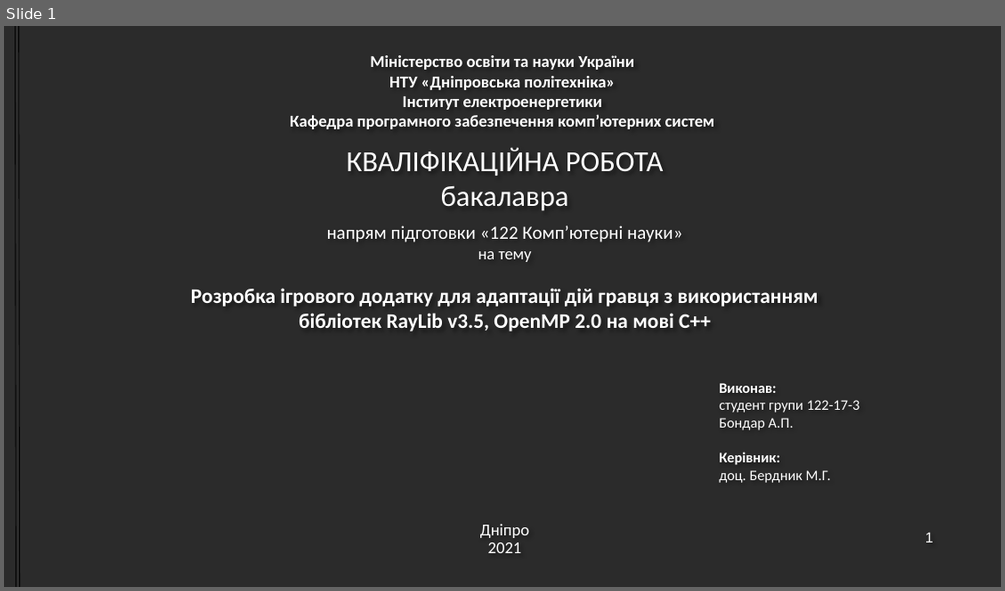
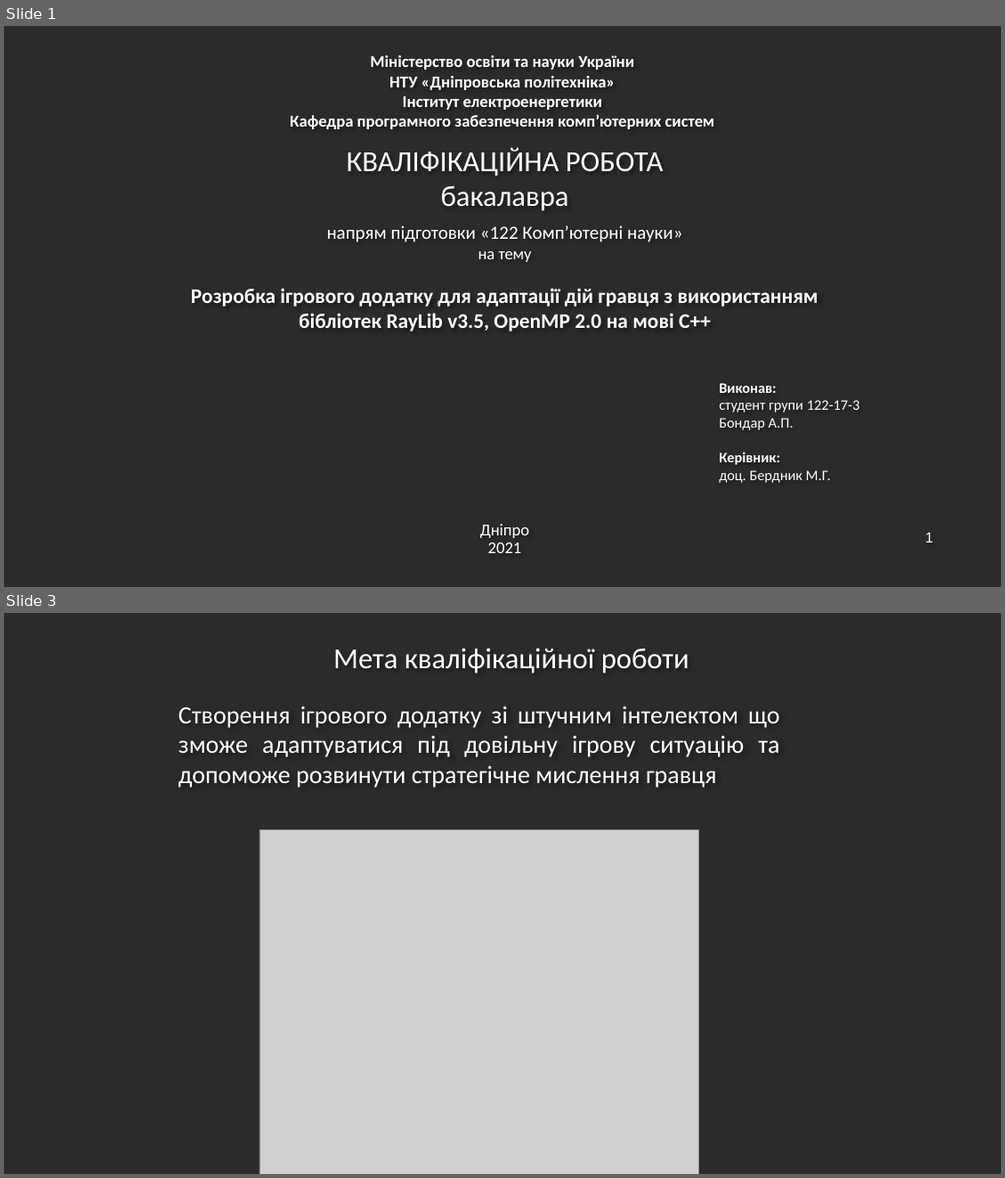
Before and after one commit to AkakiyAndrew/diploma, a slide deck: Диплом_Бондарь.А.П._презентация.pptx. Shown one above the other, each under a label of ours: slide 1 before the commit, slides 1 and 3 after it; the slides between them are not shown. The pictures are 1005x591 and 1005x1178 pixels, drawn with LibreOffice and Linux fonts; fonts in the diff are those of the drawing; grey boxes stand for pictures; background and template pictures are left out; a plain dark background stands for a picture behind light text. Boxes give left, top, right and bottom in pixels: in the first picture for what was removed or moved away, otherwise in the second. Text is boxed around its words. In the diff, an @@ line names an element or a change of style, - is before the commit and + after.

```diff
--- a/Диплом_Бондарь.А.П._презентация.pptx
+++ b/Диплом_Бондарь.А.П._презентация.pptx
@@ slide 3 added at [4, 613, 1001, 1174], background picture (left out) @@
@@ text added at [333, 648, 689, 674], 28 pt, text #FFFFFF @@
+Мета кваліфікаційної роботи
@@ text added at [178, 706, 779, 787], 24 pt, text #FFFFFF @@
+Створення ігрового додатку зі штучним інтелектом що зможе адаптуватися під довільну ігрову ситуацію та допоможе розвинути стратегічне мислення гравця
@@ picture added at [259, 830, 699, 1174] @@
@@ slide 1 changed as well @@
@@ line removed from (16, 26) to (16, 586) @@
@@ line removed from (19, 26) to (20, 586) @@
```
Also in this commit, not shown: 2 other slides added, 2 slides removed, 1 other file.
